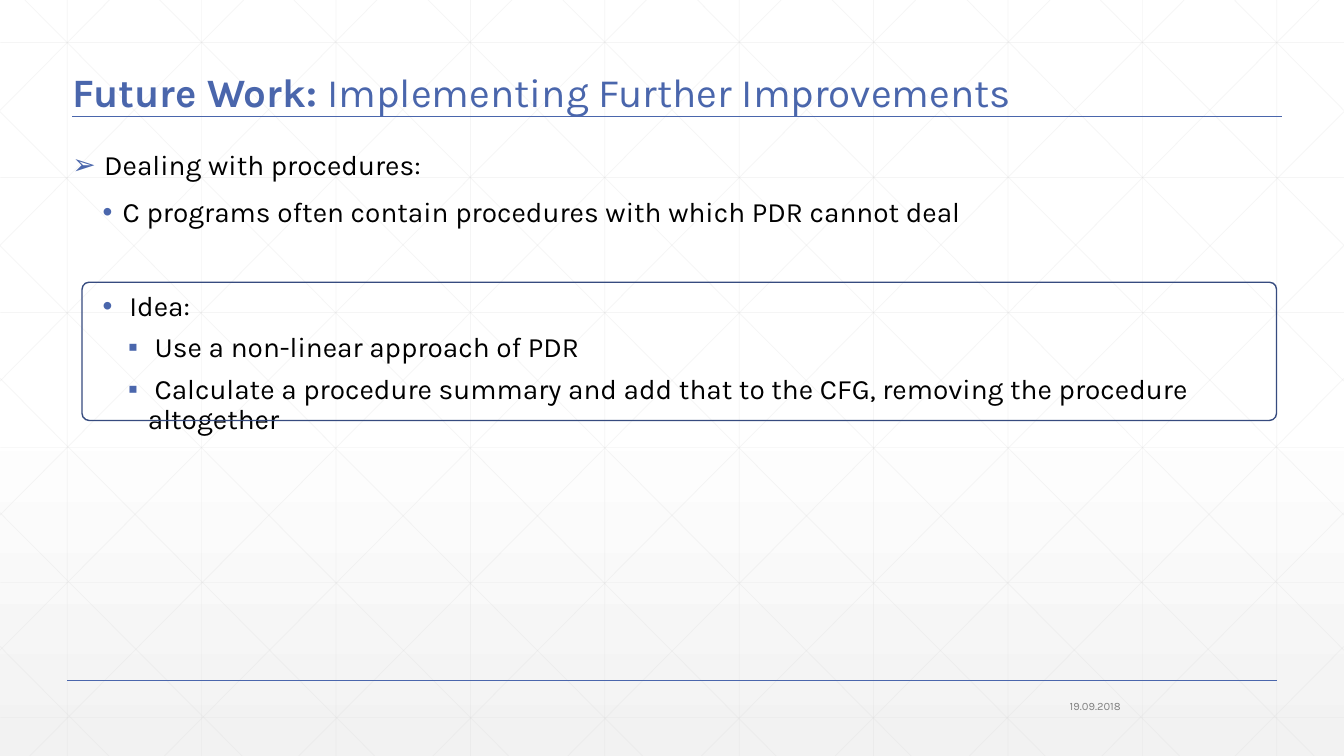
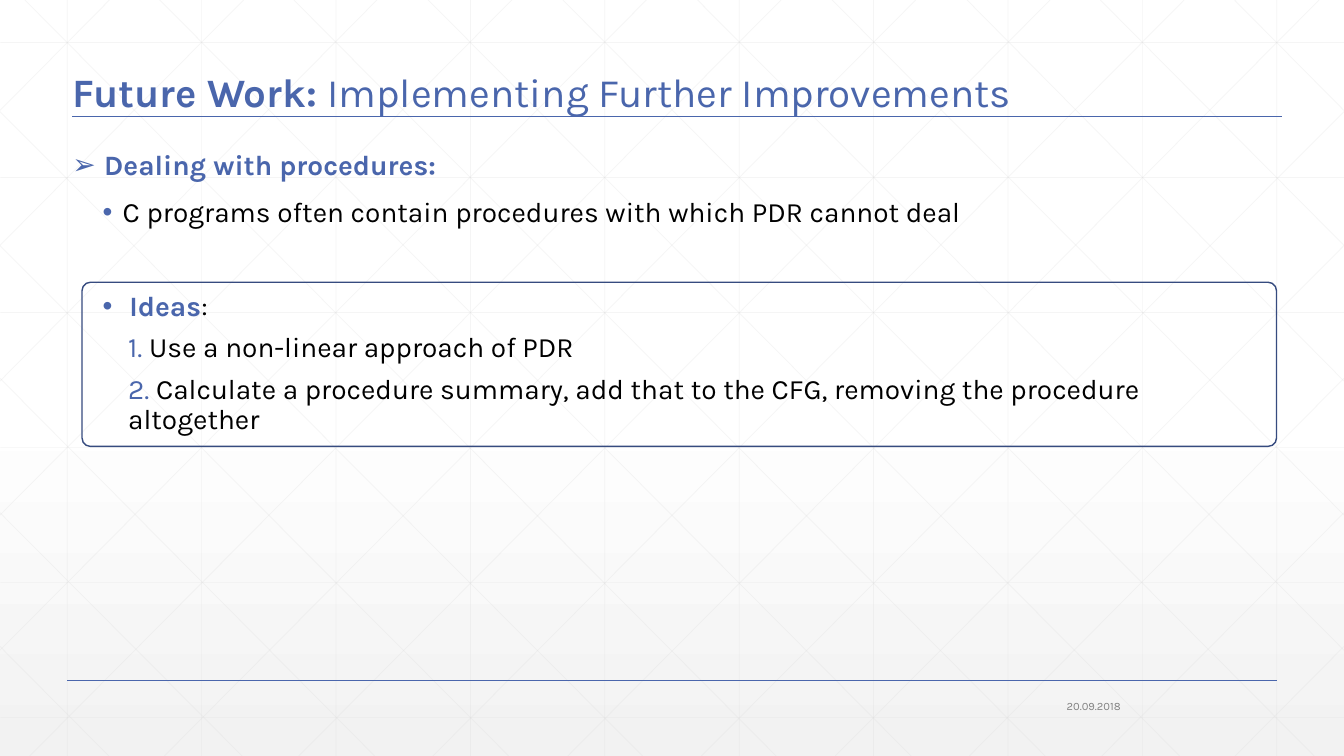
Before and after one commit to JonasWerner/BachelorThesis, a slide deck: slide 80 of Presentation/pdr_presentation_v2.pptx (slide 72 before the commit). Drawn at 1344x756 pixels with LibreOffice and Linux fonts; fonts in the diff are those of the drawing. Boxes give left, top, right and bottom in pixels: in the first picture for what was removed or moved away, otherwise in the second. Text is boxed around its words. In the diff, an @@ line names an element or a change of style, - is before the commit and + after.

```diff
--- a/Presentation/pdr_presentation_v2.pptx
+++ b/Presentation/pdr_presentation_v2.pptx
@@ text at (104,155,436,182): text colour #000000 to #4A66AC, bold on in "Dealing with procedures:" @@
@@ rounded rectangle: place and size @@
-rounded rectangle at (82,282,1276,420)
+rounded rectangle at (82,282,1276,447)
@@ text at (128,297,1139,436): text changed @@
-  • Idea:
-    ▪ Use a non-linear approach of PDR
-    ▪ Calculate a procedure summary and add that to the CFG, removing the procedure altogether
+  • Ideas:
+    1. Use a non-linear approach of PDR
+    2. Calculate a procedure summary, add that to the CFG, removing the procedure altogether
@@ text at (1067,703,1121,710): text changed @@
-19.09.2018
+20.09.2018
```
Also in this commit, not shown: 71 other slides changed, 9 slides added, 1 slide removed, 1 other file.
